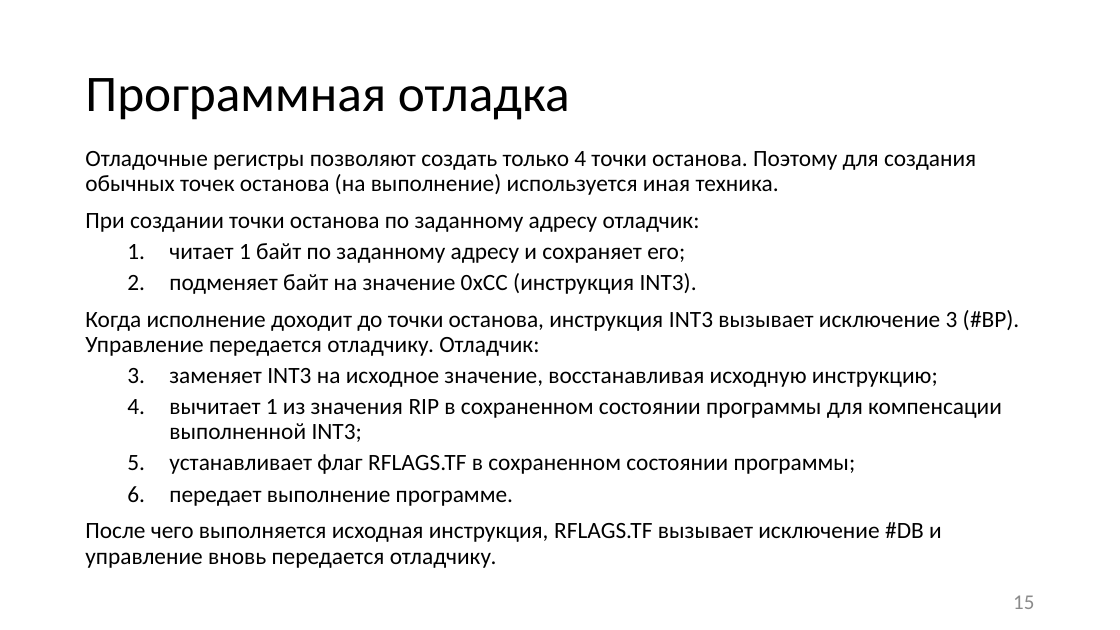
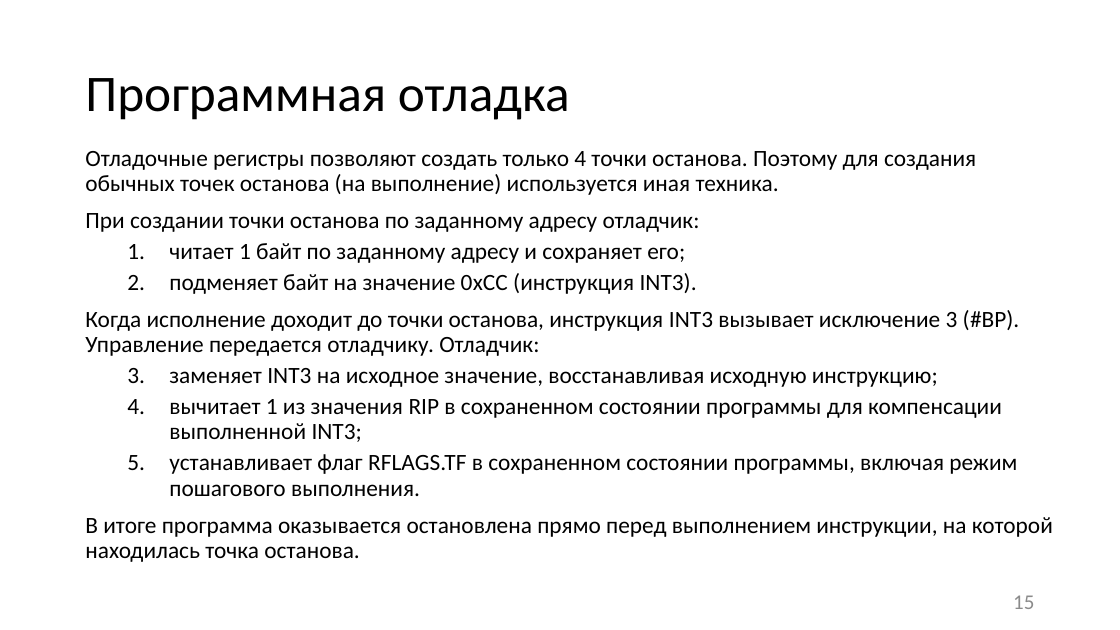
Before and after one commit to itsecd/low-level-programming, a slide deck: slide 15 of Lectures/10.Debugging_and_VM/Lecture10.pptx. Drawn at 1120x630 pixels with LibreOffice and Linux fonts; fonts in the diff are those of the drawing. Boxes give left, top, right and bottom in pixels: in the first picture for what was removed or moved away, otherwise in the second. Text is boxed around its words. In the diff, an @@ line names an element or a change of style, - is before the commit and + after.

Commit message:
[~] Lecture 10

```diff
--- a/Lectures/10.Debugging_and_VM/Lecture10.pptx
+++ b/Lectures/10.Debugging_and_VM/Lecture10.pptx
@@ text at <box>85,454,1053,562</box>: text changed @@
-  3. устанавливает флаг RFLAGS.TF в сохраненном состоянии программы;
-  4. передает выполнение программе.
-После чего выполняется исходная инструкция, RFLAGS.TF вызывает исключение #DB и управление вновь передается отладчику.
+  3. устанавливает флаг RFLAGS.TF в сохраненном состоянии программы, включая режим пошагового выполнения.
+В итоге программа оказывается остановлена прямо перед выполнением инструкции, на которой находилась точка останова.
```
Also in this commit, not shown: 3 other slides changed, 3 other files.
